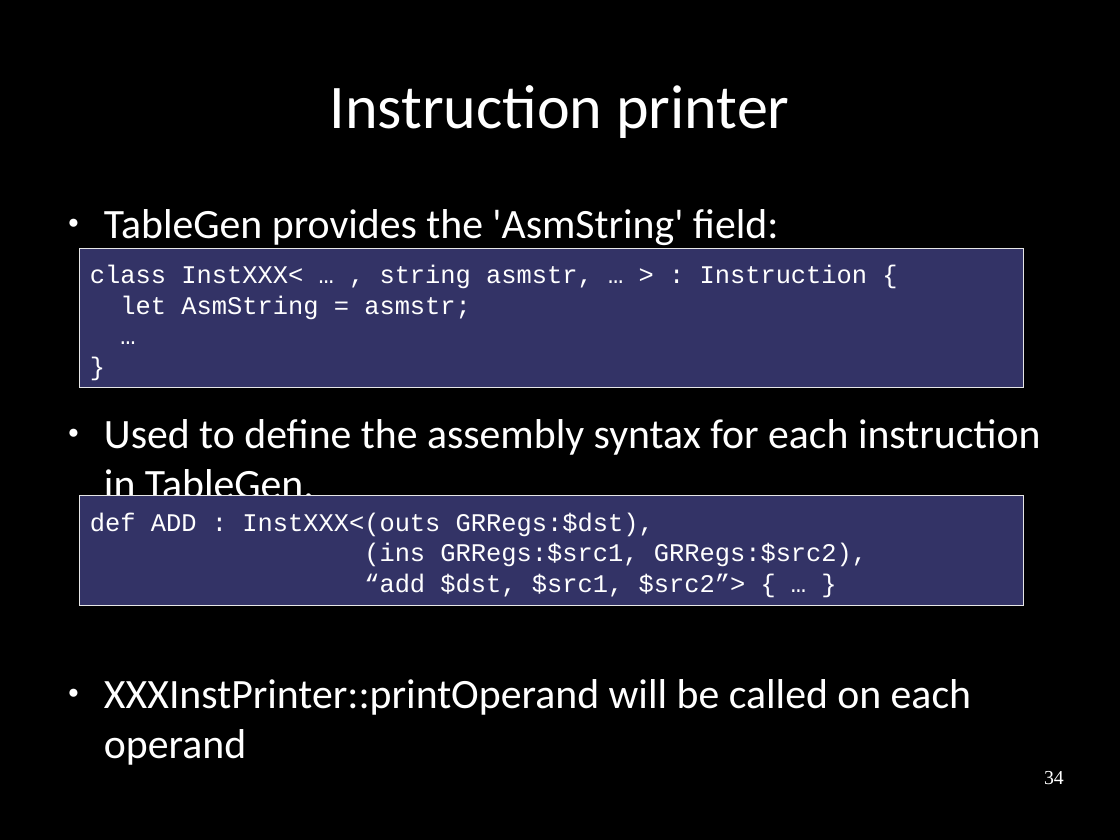
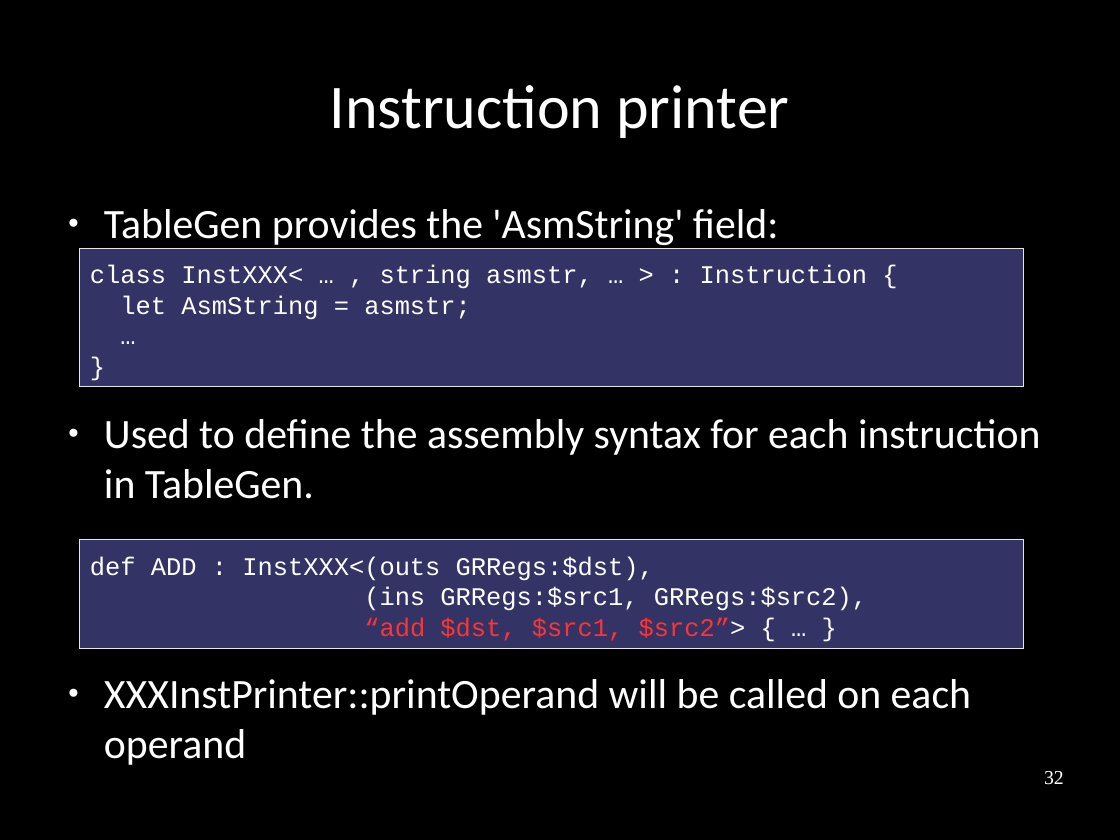
Before and after one commit to frasercrmck/llvm-leg, a slide deck: slide 32 of docs/Codeplay/Slides.odp (slide 34 before the commit). Drawn at 1120x840 pixels with LibreOffice and Linux fonts; fonts in the diff are those of the drawing. Boxes give left, top, right and bottom in pixels: in the first picture for what was removed or moved away, otherwise in the second. Text is boxed around its words. In the diff, an @@ line names an element or a change of style, - is before the commit and + after.

```diff
--- a/docs/Codeplay/Slides.odp
+++ b/docs/Codeplay/Slides.odp
@@ rectangle "def ADD : InstXXX<(outs GRRegs:$dst),": place and size @@
-rectangle "def ADD : InstXXX<(outs GRRegs:$dst)," at box(80, 496, 1024, 606)
+rectangle "def ADD : InstXXX<(outs GRRegs:$dst)," at box(80, 540, 1024, 648)
@@ text in rectangle at box(364, 617, 746, 641): text colour #FFFFFF to #FF3333 in "“add $dst, $src1, $src2”>" @@
@@ page number at box(1044, 771, 1064, 785): text changed @@
-34
+32
```
Also in this commit, not shown: 11 other slides changed, 1 slide added, 2 slides removed.
